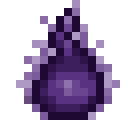
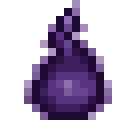
Layers edited between the first and the second 128×128 image:
added layer "Layer 4 copy" (80%) above "Layer 4" over [24, 16, 112, 80]
hid "Layer 4" over [16, 16, 120, 88]
